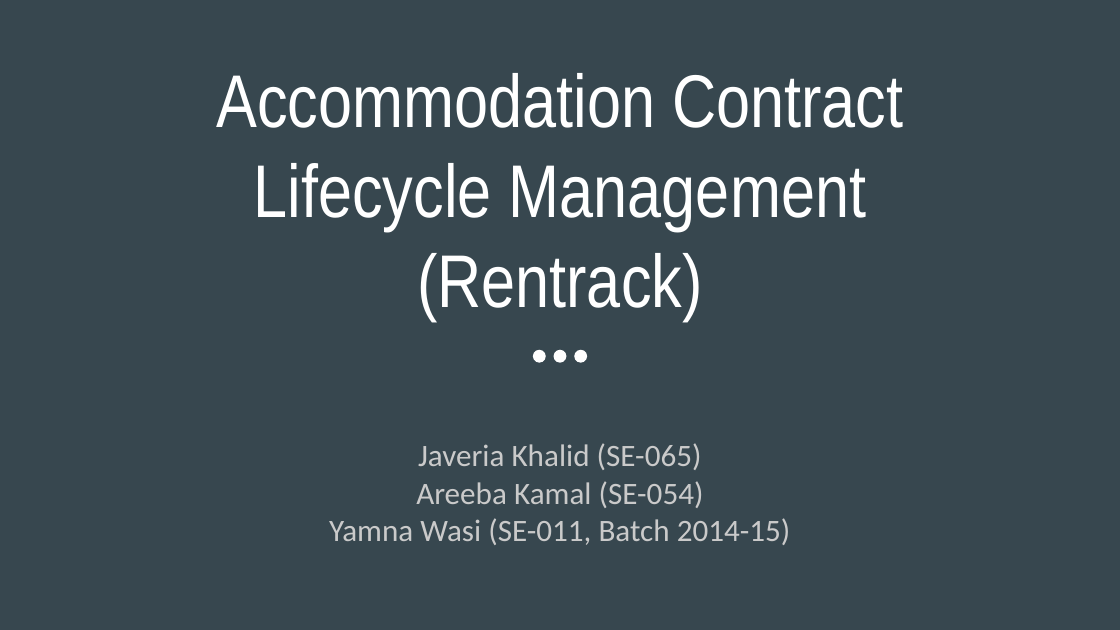
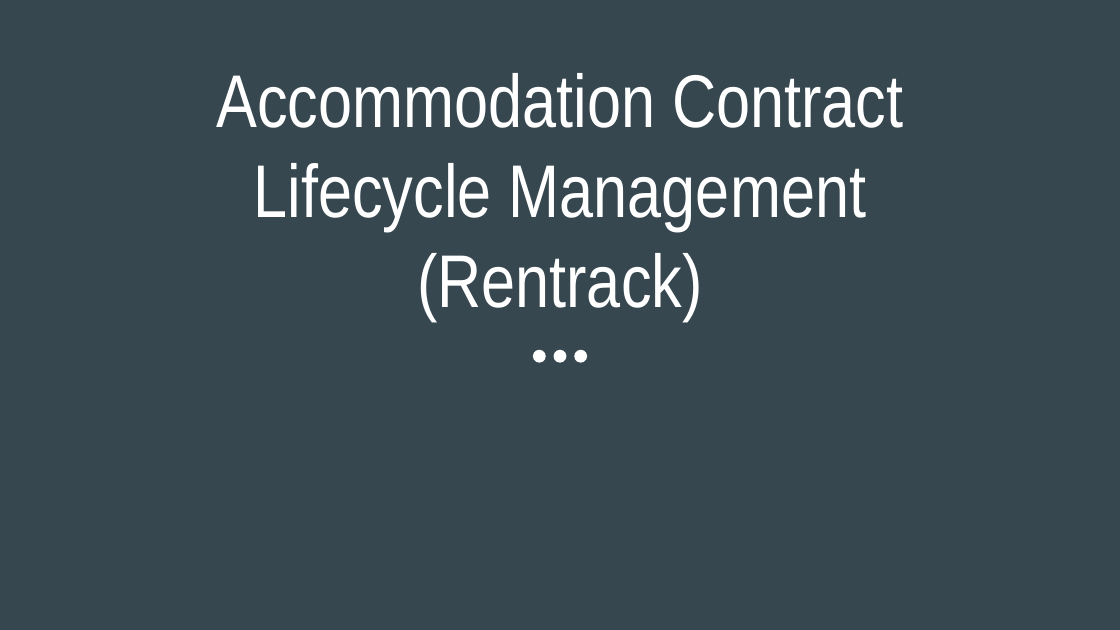
Before and after one commit to rentrack/Rentrack-Repository, a slide deck: slide 1 of FYP First Evaluation.pptx. Drawn at 1120x630 pixels with LibreOffice and Linux fonts; fonts in the diff are those of the drawing. Boxes give left, top, right and bottom in pixels: in the first picture for what was removed or moved away, otherwise in the second. Text is boxed around its words. In the diff, an @@ line names an element or a change of style, - is before the commit and + after.

```diff
--- a/FYP First Evaluation.pptx
+++ b/FYP First Evaluation.pptx
@@ subtitle removed at <box>329,443,791,545</box> @@
-Javeria Khalid (SE-065)
-Areeba Kamal (SE-054)
-Yamna Wasi (SE-011, Batch 2014-15)
```
